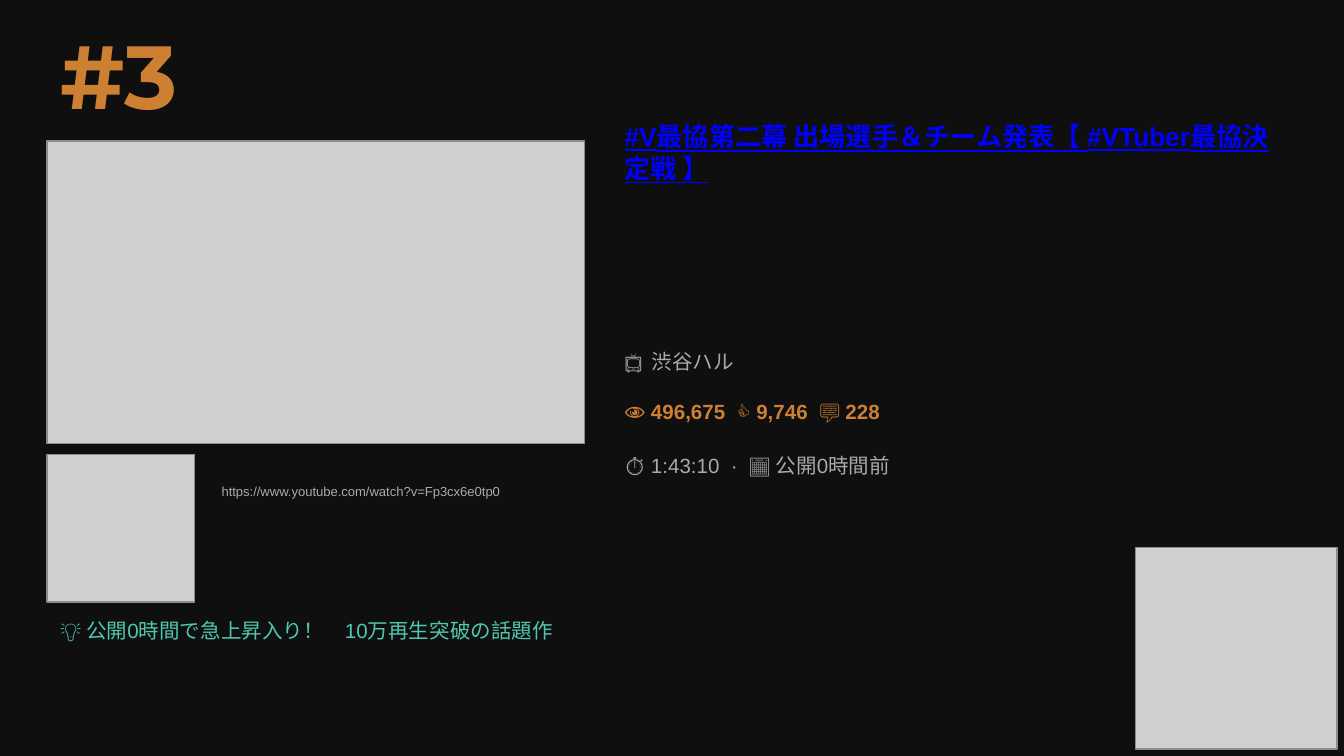
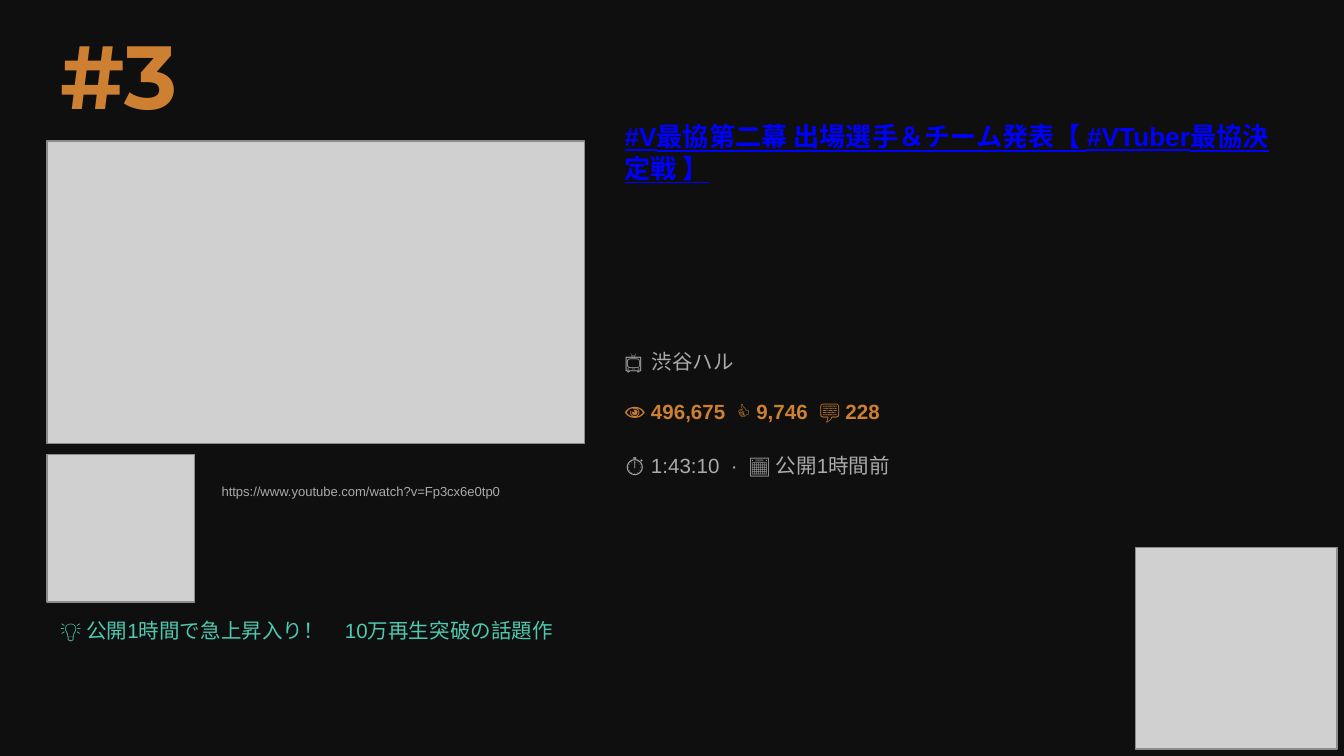
Before and after one commit to asaneasaburo0910-hub/youtube-crawler, a slide deck: slide 9 of youtube_ranking_20260601.pptx. Drawn at 1344x756 pixels with LibreOffice and Linux fonts; fonts in the diff are those of the drawing; grey boxes stand for pictures. Boxes give left, top, right and bottom in pixels: in the first picture for what was removed or moved away, otherwise in the second. Text is boxed around its words. In the diff, an @@ line names an element or a change of style, - is before the commit and + after.

```diff
--- a/youtube_ranking_20260601.pptx
+++ b/youtube_ranking_20260601.pptx
@@ text at [651,456,890,475]: text changed @@
-⏱ 1:43:10 · 📅 公開0時間前
+⏱ 1:43:10 · 📅 公開1時間前
@@ text at [86,621,553,640]: text changed @@
-💡 公開0時間で急上昇入り！ 10万再生突破の話題作
+💡 公開1時間で急上昇入り！ 10万再生突破の話題作
```
Also in this commit, not shown: 9 other slides changed, 3 other files.
